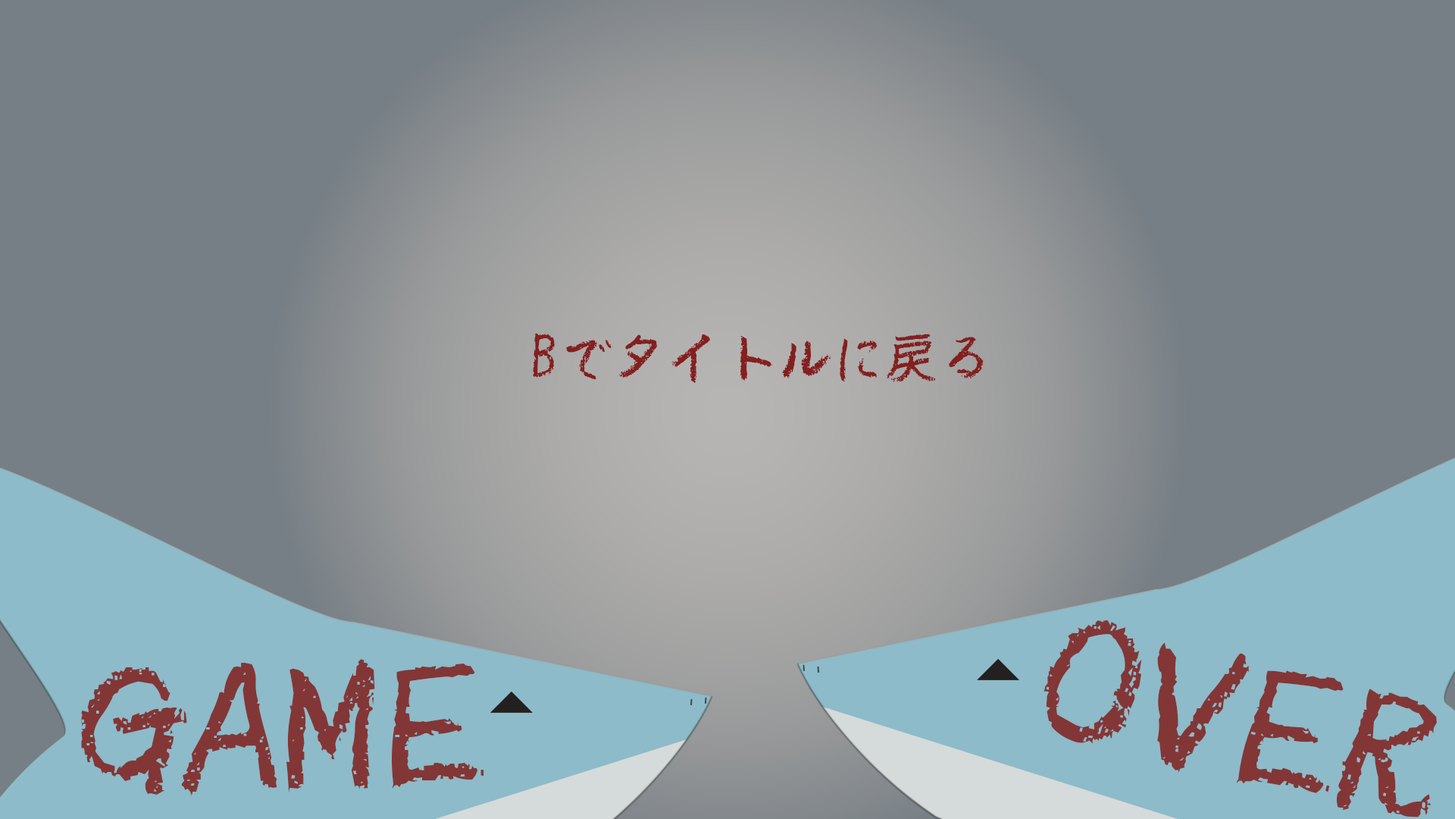
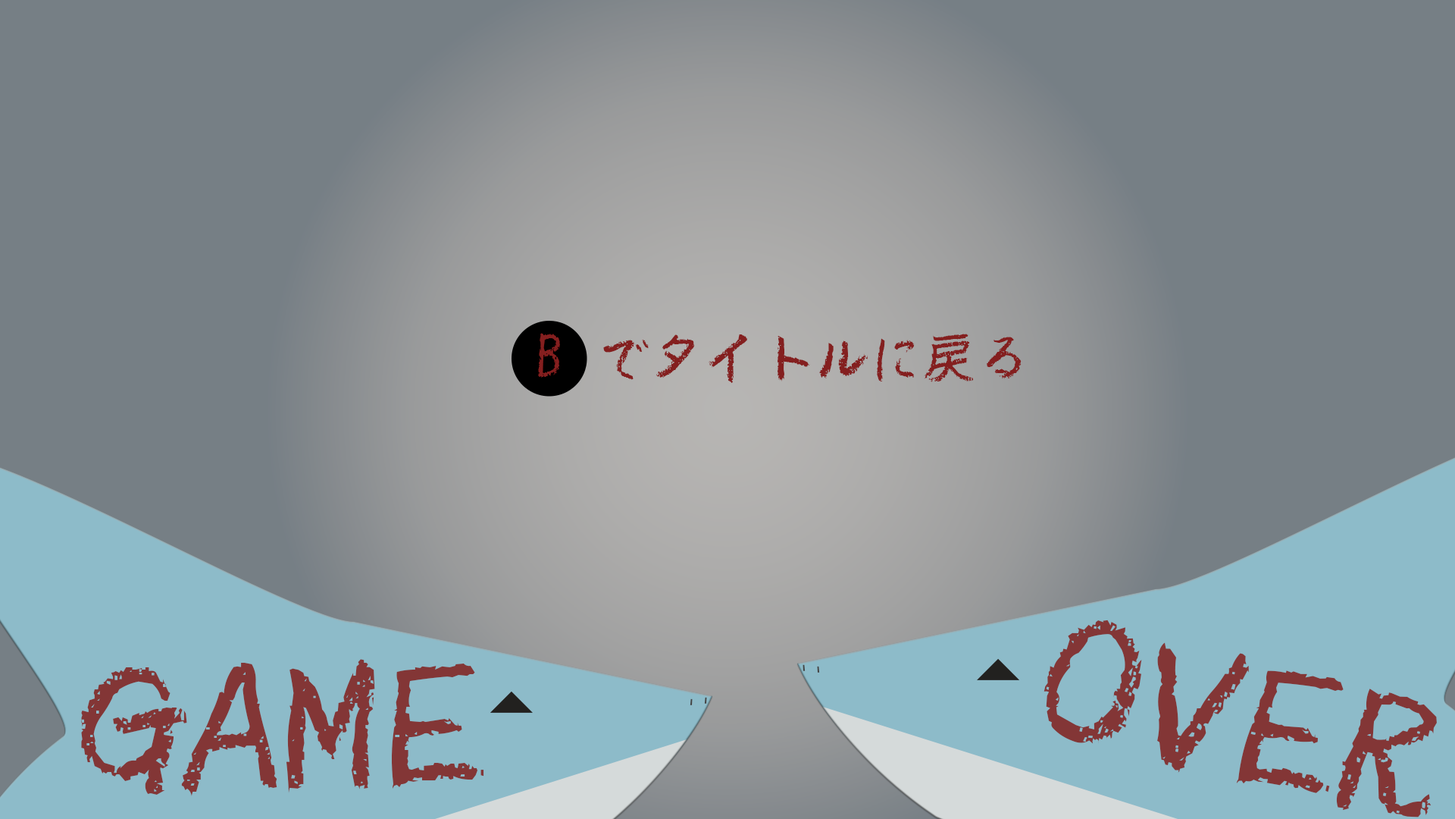
Revision of a layered 1455×819 image; what changed, layer by layer:
painted on "Bでタイトルに戻る" over [532, 332, 1022, 383]
added layer "楕円形 1" above "サメ のコピー" over [511, 320, 588, 397]
